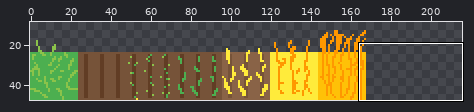
Two versions of one sprite sheet, data/tile.png. The first picture is a wide view before the edit; the outline marks the close-up.
Close-up. First the earlier version:
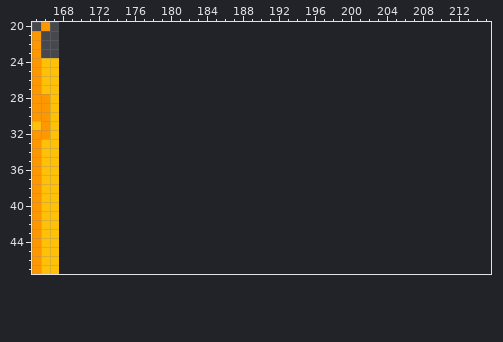
The file is 168x48 pixels. Shown: x 165..215, y 20..47. The old version is drawn lined up with the new one, on the new canvas. The wide view leaves out empty margins.
Once edited:
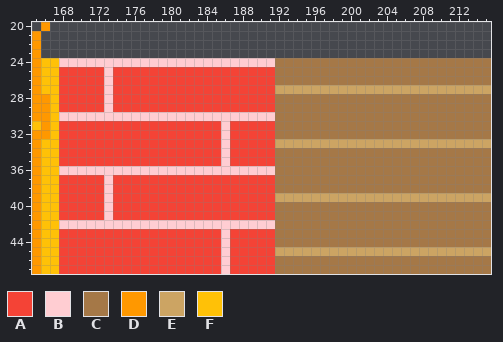
Palette (. is transparent): A #f44336  B #ffcdd2  C #a57847  D #ff9800  E #cca463  F #ffc107
Change:
canvas 168x48 -> 216x48
@@ x 165..215 @@
 23 D..................................................
-24 DFF................................................
-25 DFF................................................
-26 DFF................................................
-27 DFF................................................
-28 DDF................................................
-29 DDF................................................
-30 DDF................................................
-31 FDF................................................
-32 DDF................................................
-33 DFF................................................
-34 DFF................................................
-35 DFF................................................
-36 DFF................................................
-37 DFF................................................
-38 DFF................................................
-39 DFF................................................
-40 DFF................................................
-41 DFF................................................
-42 DFF................................................
-43 DFF................................................
-44 DFF................................................
-45 DFF................................................
-46 DFF................................................
-47 DFF................................................
+24 DFFBBBBBBBBBBBBBBBBBBBBBBBBCCCCCCCCCCCCCCCCCCCCCCCC
+25 DFFAAAAABAAAAAAAAAAAAAAAAAACCCCCCCCCCCCCCCCCCCCCCCC
+26 DFFAAAAABAAAAAAAAAAAAAAAAAACCCCCCCCCCCCCCCCCCCCCCCC
+27 DFFAAAAABAAAAAAAAAAAAAAAAAAEEEEEEEEEEEEEEEEEEEEEEEE
+28 DDFAAAAABAAAAAAAAAAAAAAAAAACCCCCCCCCCCCCCCCCCCCCCCC
+29 DDFAAAAABAAAAAAAAAAAAAAAAAACCCCCCCCCCCCCCCCCCCCCCCC
+30 DDFBBBBBBBBBBBBBBBBBBBBBBBBCCCCCCCCCCCCCCCCCCCCCCCC
+31 FDFAAAAAAAAAAAAAAAAAABAAAAACCCCCCCCCCCCCCCCCCCCCCCC
+32 DDFAAAAAAAAAAAAAAAAAABAAAAACCCCCCCCCCCCCCCCCCCCCCCC
+33 DFFAAAAAAAAAAAAAAAAAABAAAAAEEEEEEEEEEEEEEEEEEEEEEEE
+34 DFFAAAAAAAAAAAAAAAAAABAAAAACCCCCCCCCCCCCCCCCCCCCCCC
+35 DFFAAAAAAAAAAAAAAAAAABAAAAACCCCCCCCCCCCCCCCCCCCCCCC
+36 DFFBBBBBBBBBBBBBBBBBBBBBBBBCCCCCCCCCCCCCCCCCCCCCCCC
+37 DFFAAAAABAAAAAAAAAAAAAAAAAACCCCCCCCCCCCCCCCCCCCCCCC
+38 DFFAAAAABAAAAAAAAAAAAAAAAAACCCCCCCCCCCCCCCCCCCCCCCC
+39 DFFAAAAABAAAAAAAAAAAAAAAAAAEEEEEEEEEEEEEEEEEEEEEEEE
+40 DFFAAAAABAAAAAAAAAAAAAAAAAACCCCCCCCCCCCCCCCCCCCCCCC
+41 DFFAAAAABAAAAAAAAAAAAAAAAAACCCCCCCCCCCCCCCCCCCCCCCC
+42 DFFBBBBBBBBBBBBBBBBBBBBBBBBCCCCCCCCCCCCCCCCCCCCCCCC
+43 DFFAAAAAAAAAAAAAAAAAABAAAAACCCCCCCCCCCCCCCCCCCCCCCC
+44 DFFAAAAAAAAAAAAAAAAAABAAAAACCCCCCCCCCCCCCCCCCCCCCCC
+45 DFFAAAAAAAAAAAAAAAAAABAAAAAEEEEEEEEEEEEEEEEEEEEEEEE
+46 DFFAAAAAAAAAAAAAAAAAABAAAAACCCCCCCCCCCCCCCCCCCCCCCC
+47 DFFAAAAAAAAAAAAAAAAAABAAAAACCCCCCCCCCCCCCCCCCCCCCCC
Where, in picture pixels (left, top, right, bottom), the same in both close-ups:
added: (59, 58, 491, 274)
